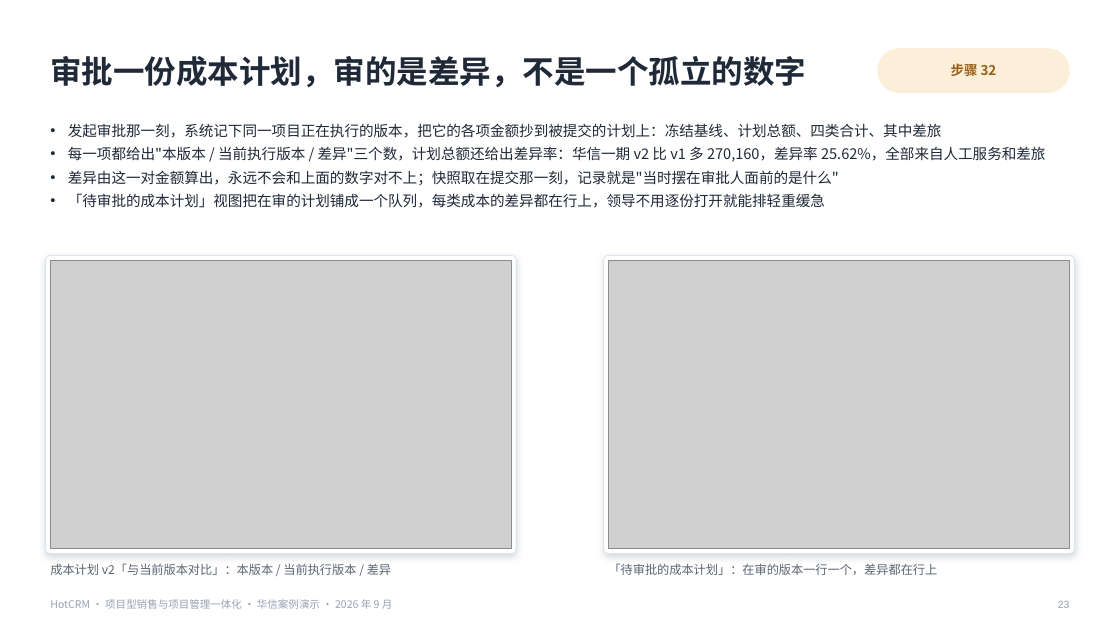
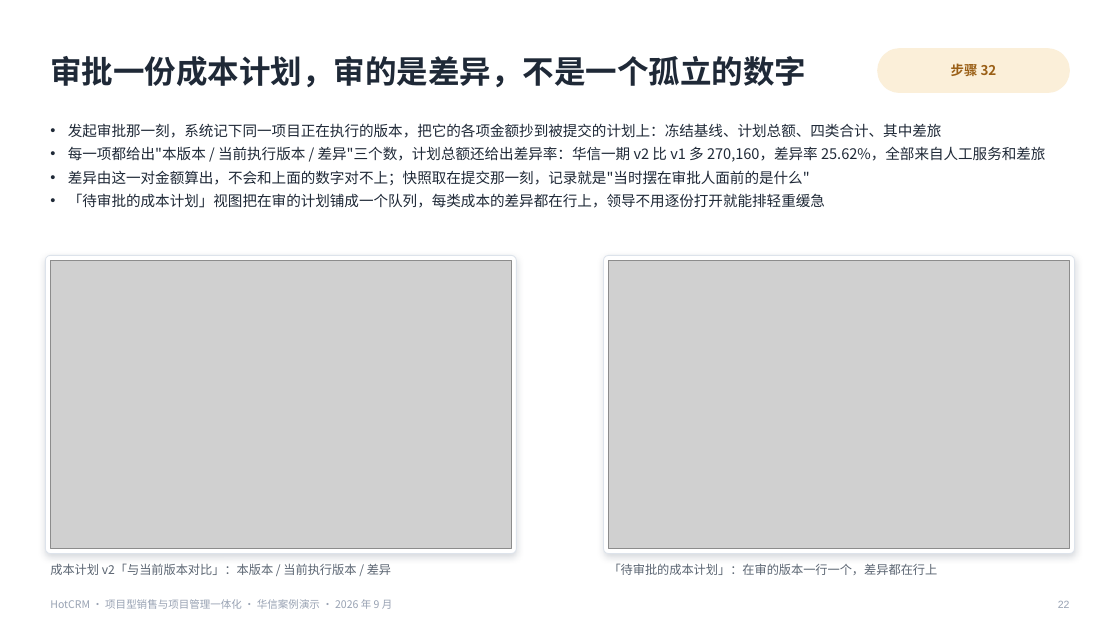
Before and after one commit to sunhaolin/hotcrm, a slide deck: slide 22 of docs/demo/psa-presales/客户汇报-华信案例.pptx (slide 23 before the commit). Drawn at 1120x630 pixels with LibreOffice and Linux fonts; fonts in the diff are those of the drawing; grey boxes stand for pictures. Boxes give left, top, right and bottom in pixels: in the first picture for what was removed or moved away, otherwise in the second. Text is boxed around its words. In the diff, an @@ line names an element or a change of style, - is before the commit and + after.

```diff
--- a/docs/demo/psa-presales/客户汇报-华信案例.pptx
+++ b/docs/demo/psa-presales/客户汇报-华信案例.pptx
@@ text at box(68, 170, 810, 185): text changed @@
-• 差异由这一对金额算出，永远不会和上面的数字对不上；快照取在提交那一刻，记录就是"当时摆在审批人面前的是什么"
+• 差异由这一对金额算出，不会和上面的数字对不上；快照取在提交那一刻，记录就是"当时摆在审批人面前的是什么"
```
Also in this commit, not shown: 30 other slides changed, 1 slide removed, 2 other files.
